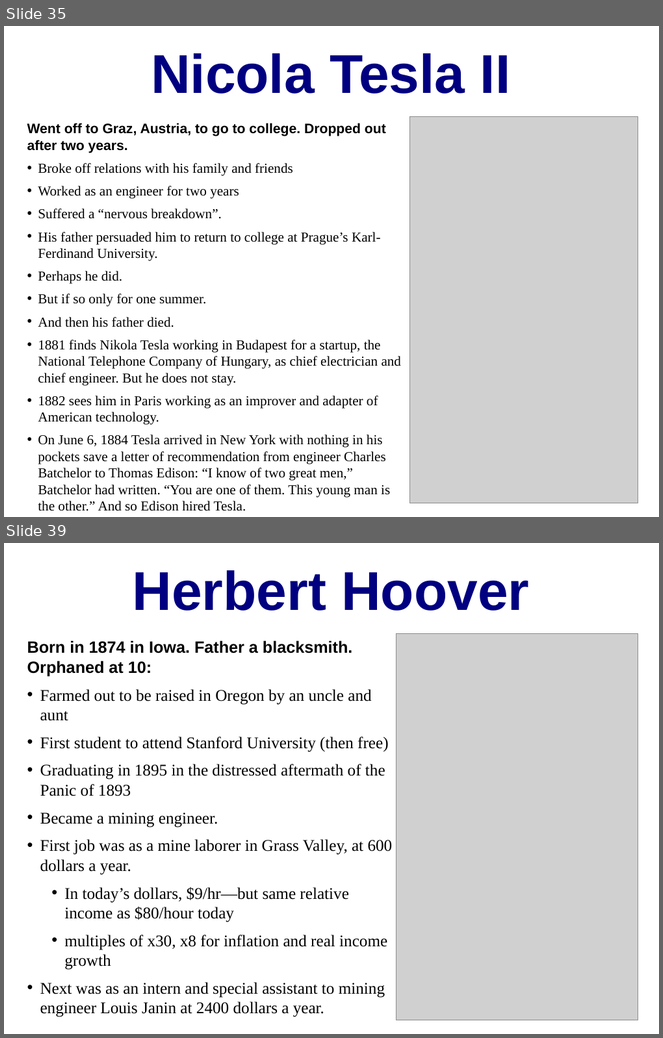
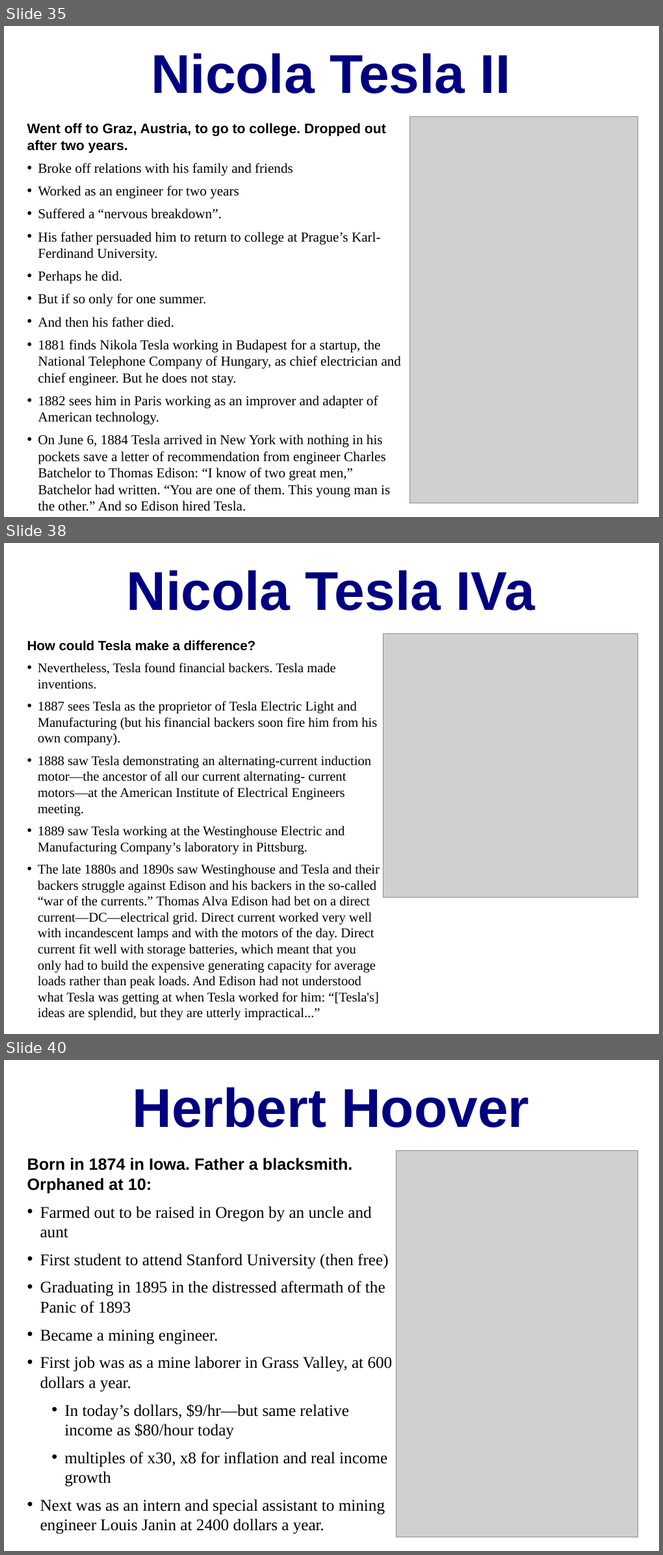
Before and after one commit to DavidLJ/public-files, a slide deck: econ-115-lecture-2.pptx. Shown one above the other, each under a label of ours: slides 35 and 39 before the commit, slides 35, 38 and 40 after it; the slides between them are not shown. The pictures are 663x1038 and 663x1555 pixels, drawn with LibreOffice and Linux fonts; fonts in the diff are those of the drawing; grey boxes stand for pictures. Boxes give left, top, right and bottom in pixels: in the first picture for what was removed or moved away, otherwise in the second. Text is boxed around its words. In the diff, an @@ line names an element or a change of style, - is before the commit and + after.

```diff
--- a/econ-115-lecture-2.pptx
+++ b/econ-115-lecture-2.pptx
@@ slide 38 added at (4, 543, 659, 1034), background #FFFFFF @@
@@ title added at (127, 570, 535, 611), 60 pt, text #000080, bold @@
+Nicola Tesla IVa
@@ picture added at (384, 634, 638, 898) @@
@@ text added at (27, 641, 380, 1021), 14.6 pt, text #000000 @@
+How could Tesla make a difference?
+• Nevertheless, Tesla found financial backers. Tesla made inventions.
+• 1887 sees Tesla as the proprietor of Tesla Electric Light and Manufacturing (but his financial backers soon fire him from his own company).
+• 1888 saw Tesla demonstrating an alternating-current induction motor—the ancestor of all our current alternating- current motors—at the American Institute of Electrical Engineers meeting.
+• 1889 saw Tesla working at the Westinghouse Electric and Manufacturing Company’s laboratory in Pittsburg.
+• The late 1880s and 1890s saw Westinghouse and Tesla and their backers struggle against Edison and his backers in the so-called “war of the currents.” Thomas Alva Edison had bet on a direct current—DC—electrical grid. Direct current worked very well with incandescent lamps and with the motors of the day. Direct current fit well with storage batteries, which meant that you only had to build the expensive generating capacity for average loads rather than peak loads. And Edison had not understood what Tesla was getting at when Tesla worked for him: “[Tesla's] ideas are splendid, but they are utterly impractical...”
@@ what was slide 39 is now slide 40 @@
```
Also in this commit, not shown: 10 slides changed.
